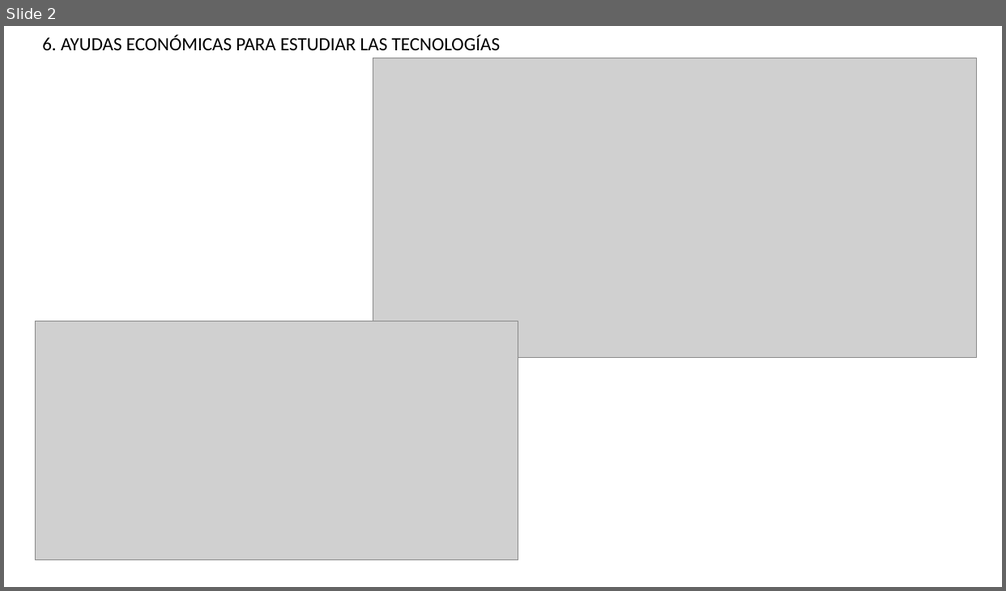
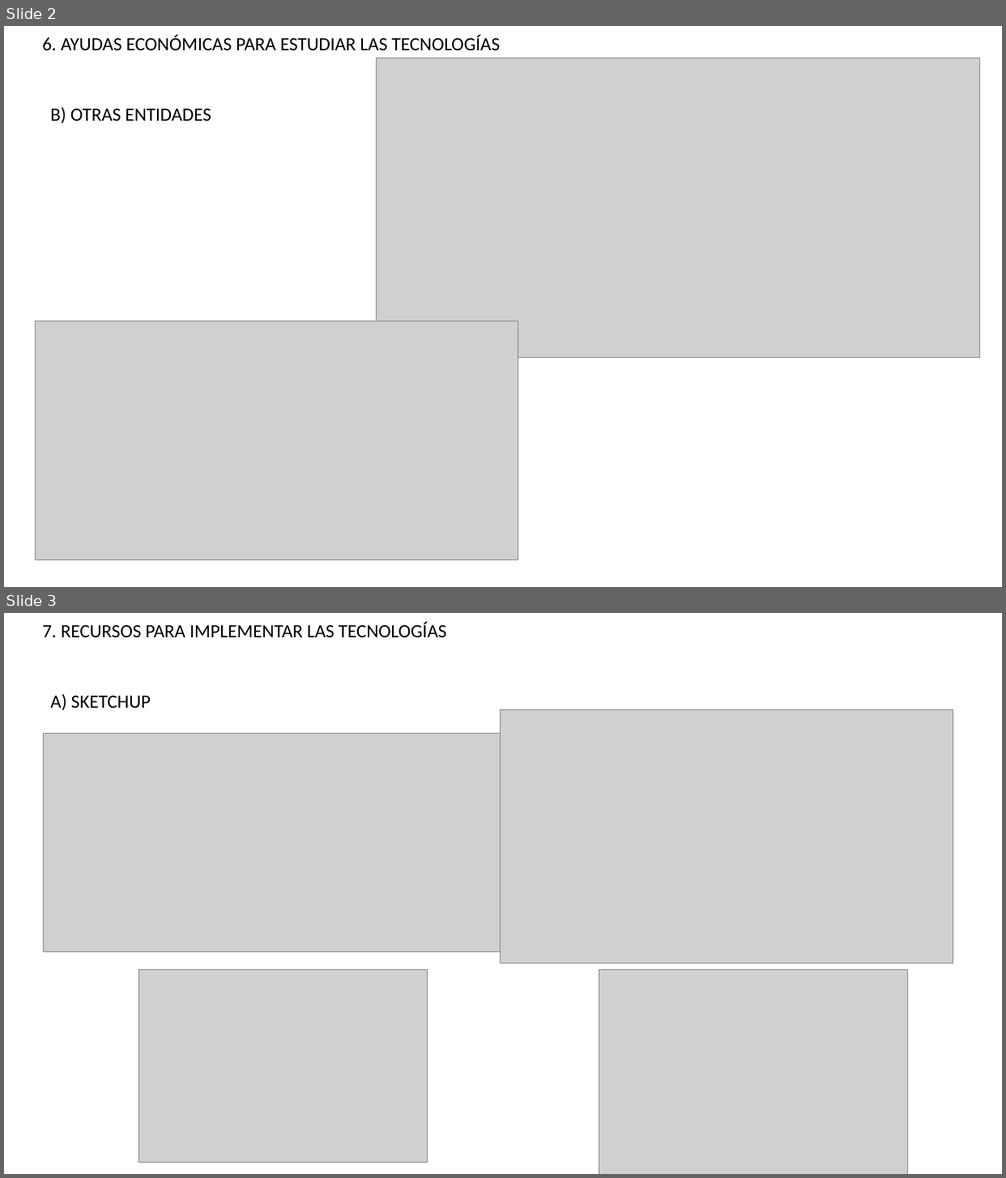
Before and after one commit to DarioCuevasLopez/TG1, a slide deck: TG1.Agustinrg.pptx. Shown one above the other, each under a label of ours: slide 2 before the commit, slides 2 and 3 after it. The pictures are 1006x591 and 1006x1178 pixels, drawn with LibreOffice and Linux fonts; fonts in the diff are those of the drawing; grey boxes stand for pictures. Boxes give left, top, right and bottom in pixels: in the first picture for what was removed or moved away, otherwise in the second. Text is boxed around its words. In the diff, an @@ line names an element or a change of style, - is before the commit and + after.

```diff
--- a/TG1.Agustinrg.pptx
+++ b/TG1.Agustinrg.pptx
@@ slide 3 added at (x1=4, y1=613, x2=1002, y2=1174), background #FFFFFF @@
@@ text added at (x1=42, y1=621, x2=447, y2=637), 18 pt, text #000000 @@
+7. RECURSOS PARA IMPLEMENTAR LAS TECNOLOGÍAS
@@ text added at (x1=50, y1=694, x2=151, y2=710), 18 pt, text #000000 @@
+A) SKETCHUP
@@ picture added at (x1=501, y1=709, x2=953, y2=964) @@
@@ picture added at (x1=43, y1=734, x2=575, y2=952) @@
@@ picture added at (x1=138, y1=970, x2=428, y2=1162) @@
@@ picture added at (x1=599, y1=970, x2=908, y2=1174) @@
@@ slide 2 changed as well @@
@@ picture moved from (x1=373, y1=58, x2=977, y2=357) to (x1=376, y1=58, x2=980, y2=357) @@
@@ text added at (x1=50, y1=107, x2=211, y2=123), 18 pt, text #000000 @@
+B) OTRAS ENTIDADES
```
Also in this commit, not shown: 1 other slide changed, 1 other slide added.
